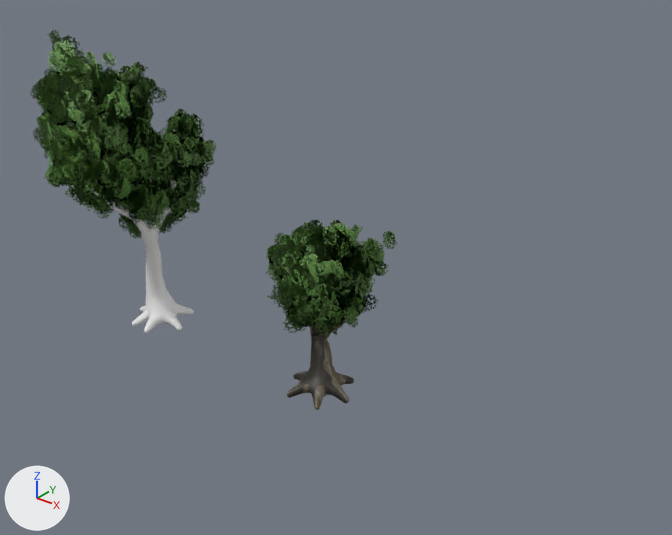
The Blender file assets/blender/vegetation/trees.blend: old version first, new version second.
Both versions are drawn from a 50 mm camera at (25.3, -20.8, 17.4) aimed at (8.8, -0.1, 4.6). The lights are fixed; the arrows at lower left show +X, +Y and +Z. The picture after the commit comes second.

Names of what the first picture shows: 'great_tree', 'meadow_tree'.
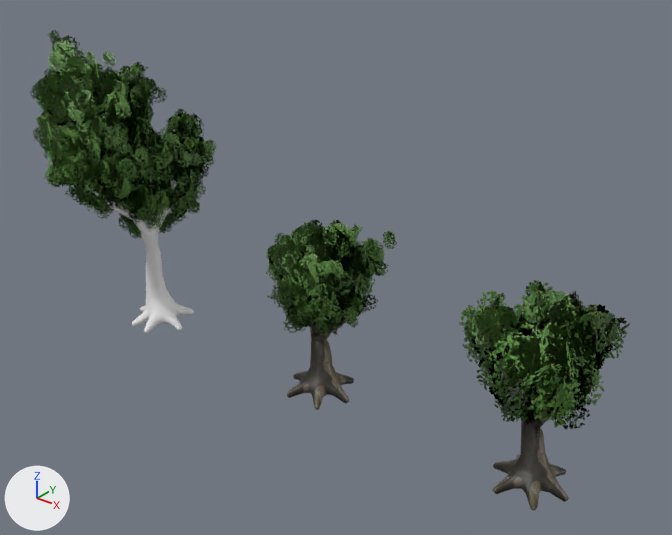
Changed parts and their boxes (x1, y1, x2, y2) in the pictures (672 x 535 px):
'meadow_tree_lod1', added (green): after (459, 280, 630, 511)
    faces in mat_tree_leaves_001 (picture img_leaf_cluster_png_001): (459, 280, 630, 439)
    faces in mat_meadow_tree_bark (picture img_meadow_tree_bark_color): (492, 314, 593, 511)

Patch to the scene script:
```diff
--- a/assets/blender/vegetation/trees.blend.py
+++ b/assets/blender/vegetation/trees.blend.py
@@ me_meadow_tree_wood_001 @@
+me_meadow_tree_wood_001.from_pydata(...)  # 2292 vertices, 2082 faces; spans x -3.3..2.11, y -2.02..2.66, z -0.42..6.19
+# faces by material slot: [1762, 320]
+me_meadow_tree_wood_001.materials.append(mat_meadow_tree_bark)  # picture img_meadow_tree_bark_color
+me_meadow_tree_wood_001.materials.append(mat_tree_leaves_001)  # picture img_leaf_cluster_png_001
@@ ob_meadow_tree_lod1 @@
+ob_meadow_tree_lod1 = bpy.data.objects.new('meadow_tree_lod1', me_meadow_tree_wood_001)
+ob_meadow_tree_lod1.location = (16.0, 0.0, 0.0)
```
